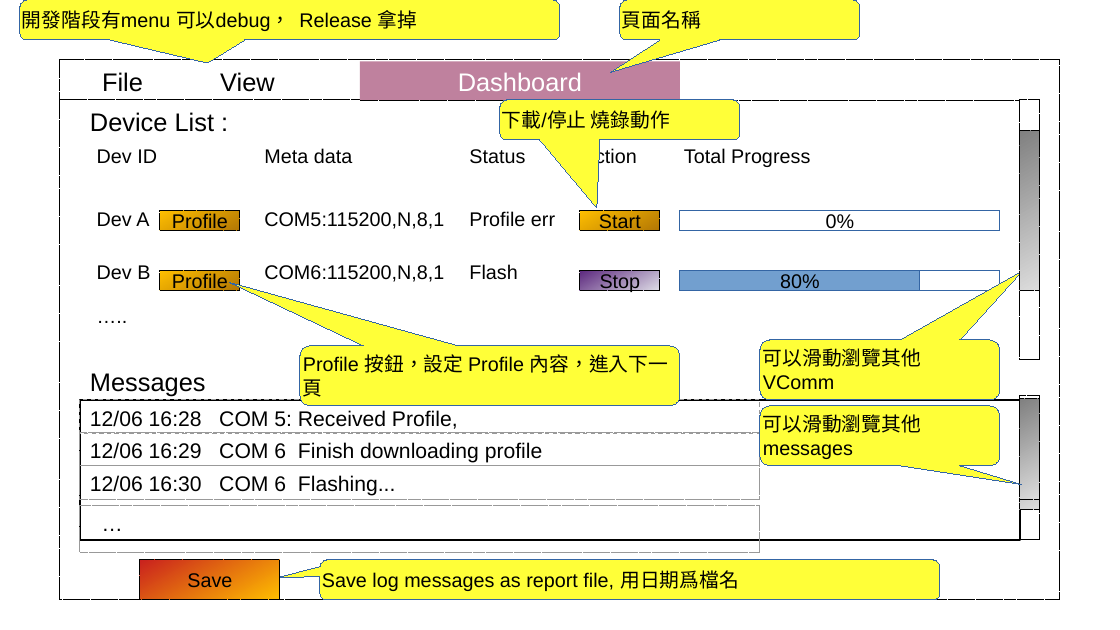
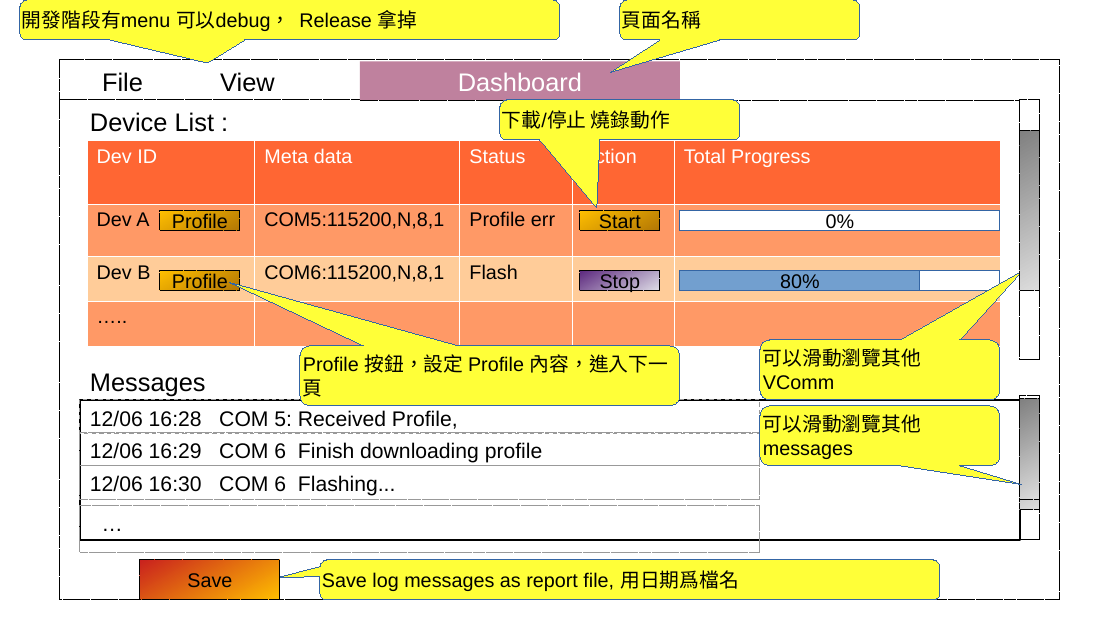
Before and after one commit to tomjpsun/obsidianVaults, a slide deck: slide 3 of DM9051A OTP 燒錄專案/8051A OTP GUI.odp (slide 2 before the commit). Drawn at 1120x630 pixels with LibreOffice and Linux fonts; fonts in the diff are those of the drawing. Boxes give left, top, right and bottom in pixels: in the first picture for what was removed or moved away, otherwise in the second. Text is boxed around its words. In the diff, an @@ line names an element or a change of style, - is before the commit and + after.

```diff
--- a/DM9051A OTP 燒錄專案/8051A OTP GUI.odp
+++ b/DM9051A OTP 燒錄專案/8051A OTP GUI.odp
@@ table at box(86, 140, 1001, 346) @@
@@ fill none to #FF6633 in row 1 @@
@@ fill none to #FF9966 in 4 cells @@
@@ fill none to #FFCC99 in 3 cells @@
@@ text colour #000000 to #FFFFFF in "Dev ID", "Meta data", "Status", "Action" and 1 more places @@
@@ borders changed @@
```
Also in this commit, not shown: 2 other slides changed, 2 slides added, 1 other file.
